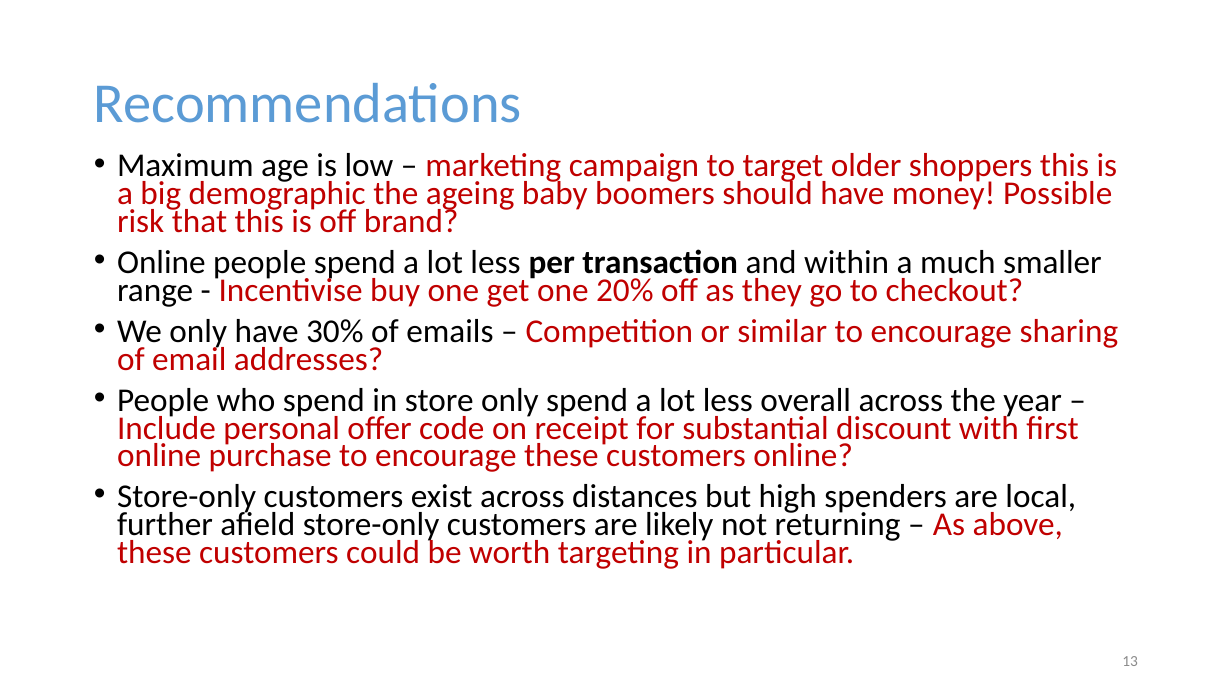
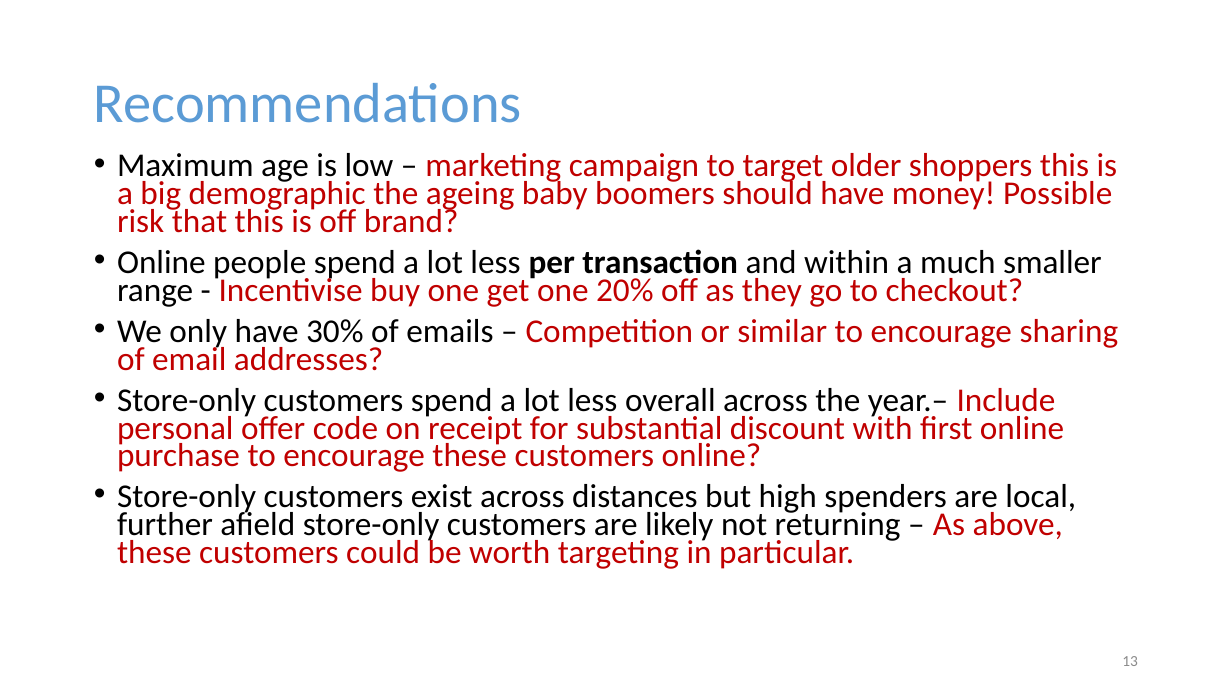
Before and after one commit to LornaMaven/Clarks-assignment, a slide deck: slide 13 of Clarks presentation.pptx. Drawn at 1232x693 pixels with LibreOffice and Linux fonts; fonts in the diff are those of the drawing. Boxes give left, top, right and bottom in pixels: in the first picture for what was removed or moved away, otherwise in the second. Text is boxed around its words. In the diff, an @@ line names an element or a change of style, - is before the commit and + after.

```diff
--- a/Clarks presentation.pptx
+++ b/Clarks presentation.pptx
@@ text at (117,388,1064,472): text changed @@
-• People who spend in store only spend a lot less overall across the year – Include personal offer code on receipt for substantial discount with first online purchase to encourage these customers online?
+• Store-only customers spend a lot less overall across the year.– Include personal offer code on receipt for substantial discount with first online purchase to encourage these customers online?
```
Also in this commit, not shown: 3 other slides changed.
